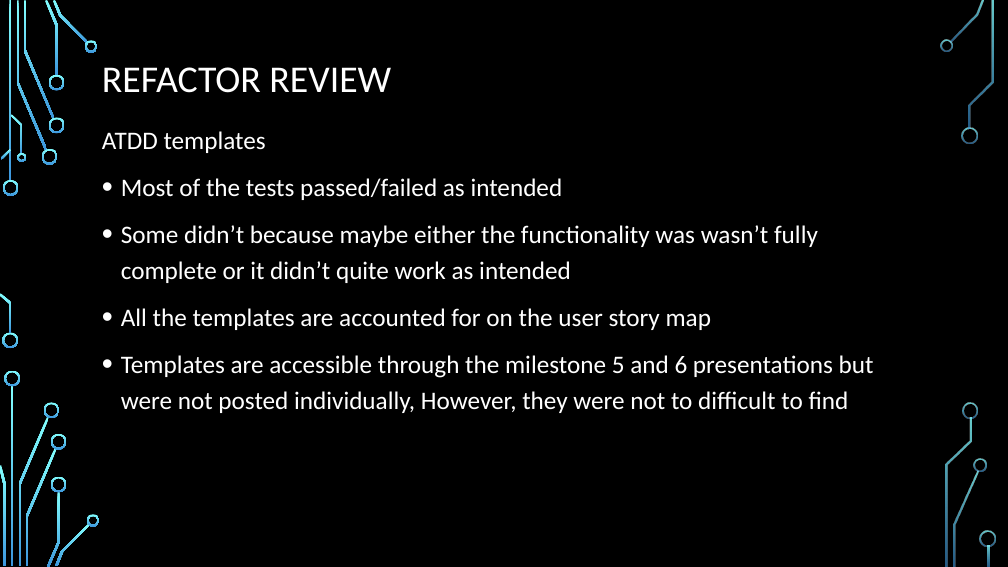
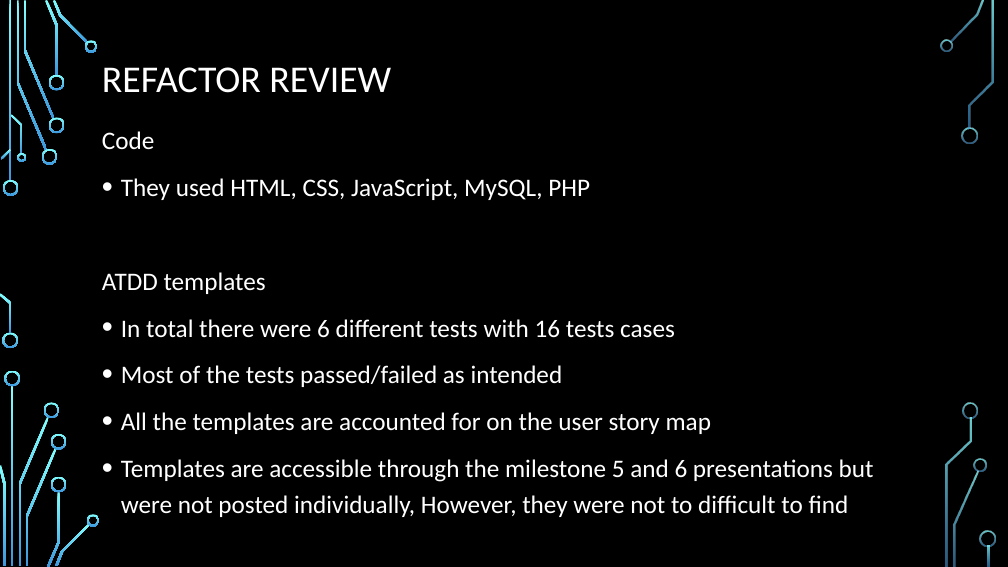
Before and after one commit to ureginastudent/PROJECT, a slide deck: slide 8 of Milestone 7/ENSE 470 Milestone 7.pptx (slide 9 before the commit). Drawn at 1008x567 pixels with LibreOffice and Linux fonts; fonts in the diff are those of the drawing; background and template pictures are left out. Boxes give left, top, right and bottom in pixels: in the first picture for what was removed or moved away, otherwise in the second. Text is boxed around its words. In the diff, an @@ line names an element or a change of style, - is before the commit and + after.

Commit message:
Updated: added more to slides

```diff
--- a/Milestone 7/ENSE 470 Milestone 7.pptx
+++ b/Milestone 7/ENSE 470 Milestone 7.pptx
@@ text at (x1=102, y1=131, x2=590, y2=200): paragraphs added @@
+Code
+• They used HTML, CSS, JavaScript, MySQL, PHP
@@ text at (x1=121, y1=225, x2=818, y2=283): paragraph removed @@
-• Some didn’t because maybe either the functionality was wasn’t fully complete or it didn’t quite work as intended
@@ text at (x1=121, y1=319, x2=675, y2=338): paragraph added @@
+• In total there were 6 different tests with 16 tests cases
```
Also in this commit, not shown: 1 other slide changed, 2 slides added, 6 slides removed.
